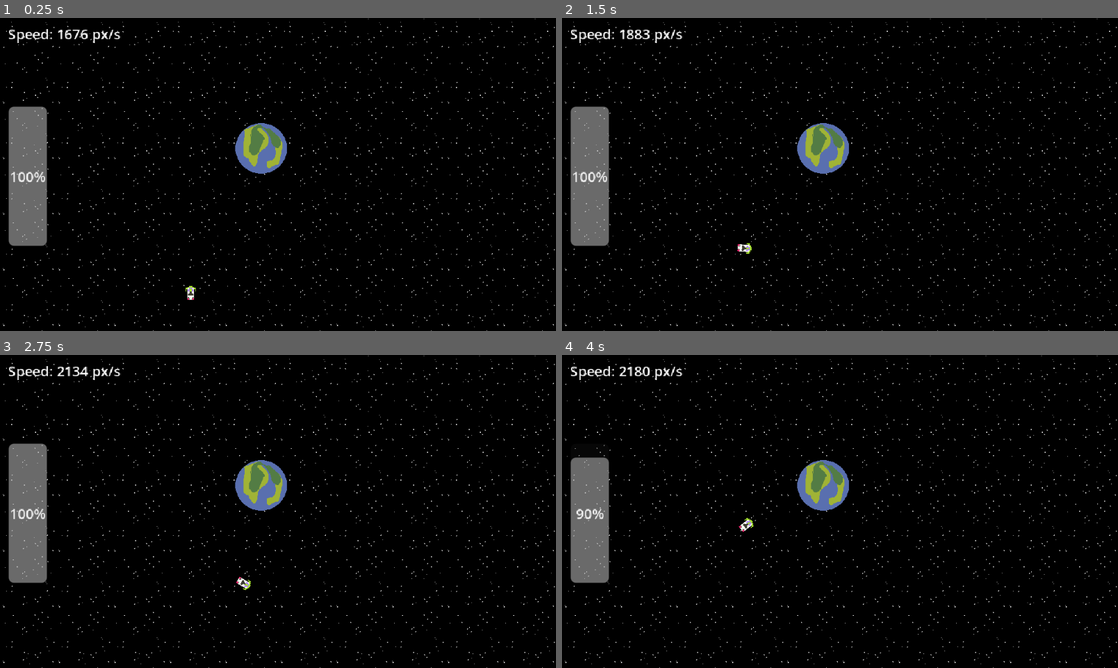
Above: before the commit, frames 1-4 (two rows, left to right).
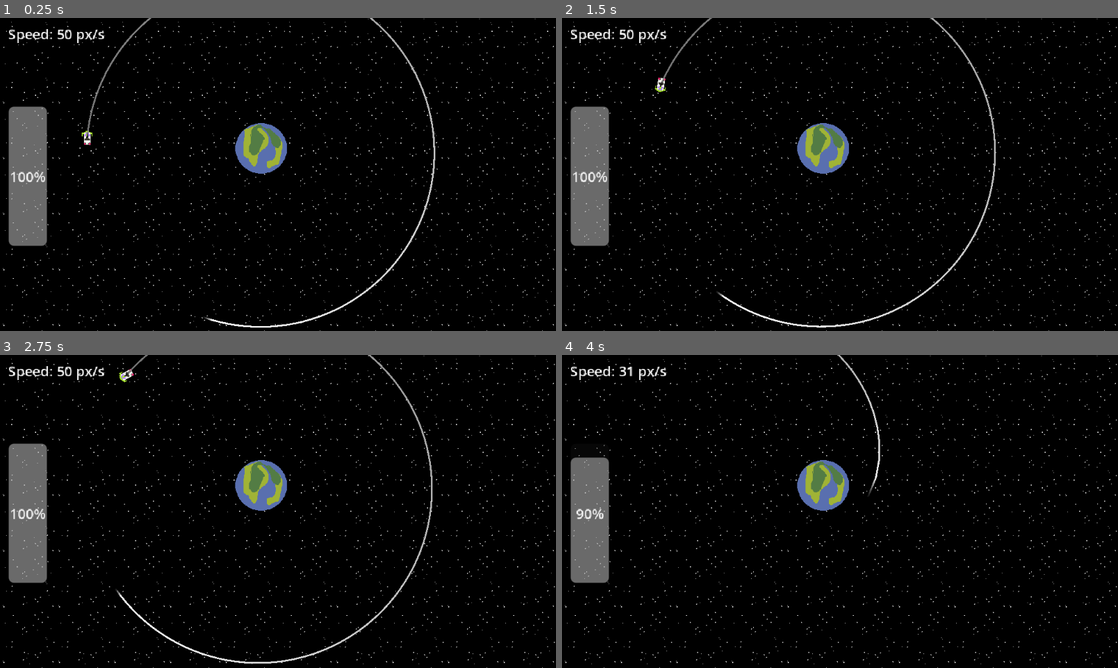
Above: after the commit, the same moments.

Repository: herboh/nBody
Game: Godot game, scene res://scene/main.tscn
Same seed, same stepped clock (60 frames per second), same inputs: the game is played once before the commit and once after it.
Inputs:
- Up to frame 1 (0.25 s): no input
- Up to frame 2 (1.5 s): hold Right (turn_right) 0.53-1.28 s; hold Left (turn_left) from 1.28 s (still down)
- Up to frame 3 (2.75 s): release Left (turn_left) at 2.03 s; hold Right (turn_right) from 2.03 s (still down)
- Up to frame 4 (4 s): release Right (turn_right) at 2.78 s; hold Space (thrust) 2.78-3.53 s; hold Left (turn_left) from 3.53 s (still down)

The runs differ from the first frame. In frame 1, 1.1% of the frame differs, in the area x 10-79%, y 0-100%; in frame 2, 1.1%; in frame 3, 1.1%; in frame 4, 0.5%.

Commit message:
impulse, trajectory, fixed physics by setting tick to 240

Diff:
--- a/project.godot
+++ b/project.godot
@@ -49,7 +49,14 @@
 
 [physics]
 
+common/physics_ticks_per_second=240
 2d/default_gravity=0.0
+2d/default_gravity_vector=Vector2(0, 0)
+2d/default_linear_damp=0.0
+2d/default_angular_damp=0.0
+2d/sleep_threshold_linear=0.0
+2d/sleep_threshold_angular=0.0
+2d/time_before_sleep=0.0
 
 [rendering]
 
--- a/scene/main.tscn
+++ b/scene/main.tscn
@@ -1,14 +1,16 @@
-[gd_scene load_steps=5 format=3 uid="uid://d4ju3t7tn4p7n"]
+[gd_scene load_steps=7 format=3 uid="uid://d4ju3t7tn4p7n"]
 
+[ext_resource type="Script" uid="uid://tsiux4pale7m" path="res://script/SolarSystem.gd" id="1_0ha60"]
 [ext_resource type="PackedScene" uid="uid://cag0o1rt8kaol" path="res://scene/ship.tscn" id="1_itxqv"]
-[ext_resource type="Script" uid="uid://tsiux4pale7m" path="res://script/SolarSystem.gd" id="1_wp4xf"]
 [ext_resource type="Texture2D" uid="uid://bpj60xeep7b5h" path="res://assets/starfield_tile.png" id="2_0ha60"]
 [ext_resource type="PackedScene" uid="uid://eqv106qo08fm" path="res://scene/planet.tscn" id="3_brvut"]
+[ext_resource type="Script" uid="uid://cd0kmh7fxfeko" path="res://script/OrbitDebug.gd" id="4_brvut"]
+[ext_resource type="Script" uid="uid://ccey22v3wjvvc" path="res://script/TrajectoryLine.gd" id="5_4j5ol"]
 
 [node name="Main" type="Node2D"]
 
 [node name="SolarSystem" type="Node2D" parent="."]
-script = ExtResource("1_wp4xf")
+script = ExtResource("1_0ha60")
 
 [node name="Backgroud" type="TextureRect" parent="SolarSystem"]
 clip_contents = true
@@ -20,15 +22,18 @@
 stretch_mode = 1
 
 [node name="Ship" parent="SolarSystem" instance=ExtResource("1_itxqv")]
-position = Vector2(100, 150)
+position = Vector2(101, 159)
 can_sleep = false
-linear_velocity = Vector2(0, 6)
-thrust_power = 100.0
+linear_velocity = Vector2(0, 100)
 
 [node name="Planet" parent="SolarSystem" instance=ExtResource("3_brvut")]
 position = Vector2(300, 150)
 
-[node name="Line2D" type="Line2D" parent="SolarSystem"]
+[node name="OrbitDebug" type="Node" parent="SolarSystem"]
+script = ExtResource("4_brvut")
+
+[node name="TrajectoryLine" type="Line2D" parent="SolarSystem"]
+script = ExtResource("5_4j5ol")
 
 [node name="Camera2D" type="Camera2D" parent="."]
 position = Vector2(320, 180)
@@ -53,7 +58,7 @@
 offset_right = 49.0
 offset_bottom = 57.0
 
-[node name="Status" type="Label" parent="UI"]
+[node name="OrbitalStatus" type="Label" parent="UI"]
 offset_left = 302.0
 offset_top = 13.0
 offset_right = 342.0
--- a/script/Planet.gd
+++ b/script/Planet.gd
@@ -1,8 +1,8 @@
 extends StaticBody2D
 class_name Planet
 
-@export var mass: float = 10000.0
-@export var radius: float = 100.0
+@export var mass: float = 500.0
+@export var radius: float = 50.0
 @onready var collision_shape = $CollisionShape2D
 @onready var sprite = $Sprite2D
 
--- a/script/Ship.gd
+++ b/script/Ship.gd
@@ -1,7 +1,7 @@
 extends RigidBody2D
 
-@export var thrust_power: float = 10.0
-@export var turn_speed: float = 3.0
+@export var thrust_power: float = 30.0
+@export var turn_speed: float = 6.0
 @export var max_fuel: float = 100.0
 @export var fuel_consumption_rate: float = 10.0
 
@@ -13,12 +13,6 @@
 func _ready():
 	current_fuel = max_fuel
 	setup_particles()
-	mass = 1.0
-	#set_gravity_scale(0)
-	#adding for testing, gives more pure output
-	linear_damp = 0.0
-	angular_damp = 0.0
-	linear_velocity = Vector2.DOWN*(20)
 
 func setup_particles():
 	particles.emitting = false
--- a/script/SolarSystem.gd
+++ b/script/SolarSystem.gd
@@ -3,30 +3,68 @@
 @onready var ui = $"../UI"
 @onready var fuel_bar = ui.get_node("Fuel")
 @onready var speed_label = ui.get_node("Speed")
-@onready var trajectory_line = $TrajectoryLine
+@onready var orbit_status_label = ui.get_node("OrbitStatus")
+@onready var trajectory_line: TrajectoryPredictor = $TrajectoryLine
 @onready var ship = $Ship
 
-const GRAVITY_CONSTANT: float = 50000.0
+const GRAVITY_CONSTANT: float = 1000.0
 const MIN_DISTANCE: float = 10.0
 
 var planets: Array[Planet] = []
 var game_over: bool = false
 
+# Orbital analysis settings
+const ORBIT_ANALYSIS_RATE: float = 0.1  # Update every 0.1 seconds
+const APOAPSIS_PERIAPSIS_TOLERANCE: float = 5.0  # Tolerance for circular orbit detection
+const ESCAPE_VELOCITY_MARGIN: float = 1.1  # Margin for escape velocity detection
+
+# Orbital state tracking
+var orbit_analysis_timer: float = 0.0
+var current_orbital_state: OrbitalState = OrbitalState.UNKNOWN
+var primary_body: Planet = null  # The planet we're primarily orbiting
+var orbital_data: OrbitalData = OrbitalData.new()
+
+enum OrbitalState {
+	UNKNOWN,
+	STABLE_ORBIT,
+	ELLIPTICAL_ORBIT,
+	DECAY_ORBIT,
+	ESCAPE_TRAJECTORY,
+	HYPERBOLIC_TRAJECTORY
+}
+
+class OrbitalData:
+	var apoapsis: float = 0.0
+	var periapsis: float = 0.0
+	var eccentricity: float = 0.0
+	var orbital_period: float = 0.0
+	var semi_major_axis: float = 0.0
+	var specific_energy: float = 0.0
+	var is_stable: bool = false
+	var primary_body: Planet = null
+
+
 func _ready():
+	setup_planets()
+	setup_ship()
+	setup_trajectory()
+
+func setup_planets():
 	for child in get_children():
 		if child is Planet:
 			planets.append(child)
+
+func setup_ship():
 	fuel_bar.max_value = ship.max_fuel
-	ship.set_gravity_scale(0)
-
-	# Put ship in orbit around first planet
 	if planets.size() > 0:
 		put_ship_in_circular_orbit(planets[0], 200.0)
+
+func setup_trajectory():
+	trajectory_line.initialize(ship, self)
 
 func _physics_process(delta):
 	if game_over:
 		return
-
 	apply_gravity(delta)
 	update_ui()
 
@@ -37,20 +75,170 @@
 		var direction = planet.global_position - ship.global_position
 		var distance = max(direction.length(), MIN_DISTANCE)
 
-		var force_magnitude = GRAVITY_CONSTANT * planet.mass / (distance * distance)
+		var force_magnitude = GRAVITY_CONSTANT * planet.mass * ship.mass / (distance * distance)
 		var force = direction.normalized() * force_magnitude
 		total_force += force
 
-	ship.apply_central_force(total_force)
+	#ship.apply_central_force(total_force)
+	var impulse = total_force * delta
+	ship.apply_central_impulse(impulse)
+
+func update_orbital_analysis(delta):
+	orbit_analysis_timer += delta
+	if orbit_analysis_timer >= ORBIT_ANALYSIS_RATE:
+		orbit_analysis_timer = 0.0
+		analyze_current_orbit()
+
+func analyze_current_orbit():
+	# Find the primary gravitational body (closest planet with significant influence)
+	primary_body = find_primary_body()
+
+	if not primary_body:
+		current_orbital_state = OrbitalState.UNKNOWN
+		return
+
+	# Calculate orbital parameters
+	var r = ship.global_position - primary_body.global_position
+	var v = ship.linear_velocity
+	var distance = r.length()
+	var speed = v.length()
+
+	# Calculate specific orbital energy
+	var kinetic_energy = 0.5 * speed * speed
+	var potential_energy = -GRAVITY_CONSTANT * primary_body.mass / distance
+	orbital_data.specific_energy = kinetic_energy + potential_energy
+
+	# Calculate angular momentum (scalar in 2D)
+	var h = r.cross(v)  # This gives us the z-component of angular momentum
+
+	# Calculate eccentricity vector magnitude
+	var mu = GRAVITY_CONSTANT * primary_body.mass
+	var e_vec = (v.cross(Vector3(0,0,h)) / mu) - (r / distance)
+	orbital_data.eccentricity = Vector2(e_vec.x, e_vec.y).length()
+
+	# Calculate semi-major axis
+	if orbital_data.specific_energy < 0:  # Bound orbit
+		orbital_data.semi_major_axis = -mu / (2.0 * orbital_data.specific_energy)
+
+		# Calculate apoapsis and periapsis
+		var h_scalar = abs(h)
+		var p = h_scalar * h_scalar / mu  # Semi-latus rectum
+		orbital_data.apoapsis = p / (1.0 - orbital_data.eccentricity)
+		orbital_data.periapsis = p / (1.0 + orbital_data.eccentricity)
+
+		# Calculate orbital period
+		orbital_data.orbital_period = 2.0 * PI * sqrt(pow(orbital_data.semi_major_axis, 3) / mu)
+
+		# Determine orbit stability
+		classify_orbital_state()
+	else:  # Unbound trajectory
+		current_orbital_state = OrbitalState.ESCAPE_TRAJECTORY
+		orbital_data.is_stable = false
+
+func find_primary_body() -> Planet:
+	if planets.size() == 0:
+		return null
+
+	var closest_planet: Planet = null
+	var strongest_influence = 0.0
+
+	for planet in planets:
+		var distance = (ship.global_position - planet.global_position).length()
+		# Calculate gravitational influence (not just distance)
+		var influence = planet.mass / (distance * distance)
+
+		if influence > strongest_influence:
+			strongest_influence = influence
+			closest_planet = planet
+
+	return closest_planet
+
+func classify_orbital_state():
+	orbital_data.primary_body = primary_body
+
+	# Check if orbit is decaying (periapsis too low)
+	if orbital_data.periapsis < primary_body.get_radius() + 20.0:  # 20px safety margin
+		current_orbital_state = OrbitalState.DECAY_ORBIT
+		orbital_data.is_stable = false
+		return
+
+	# Check eccentricity for orbit type
+	if orbital_data.eccentricity < 0.05:  # Nearly circular
+		current_orbital_state = OrbitalState.STABLE_ORBIT
+		orbital_data.is_stable = true
+	elif orbital_data.eccentricity < 0.3:  # Low eccentricity ellipse
+		current_orbital_state = OrbitalState.STABLE_ORBIT
+		orbital_data.is_stable = true
+	elif orbital_data.eccentricity < 1.0:  # Elliptical but stable
+		current_orbital_state = OrbitalState.ELLIPTICAL_ORBIT
+		orbital_data.is_stable = true
+	else:  # Should not happen for bound orbits, but safety check
+		current_orbital_state = OrbitalState.ESCAPE_TRAJECTORY
+		orbital_data.is_stable = false
 
 func put_ship_in_circular_orbit(planet: Node2D, radius: float):
 	var center = planet.global_position
-	var pos = center + Vector2.RIGHT * radius
+	var pos = center + Vector2.LEFT * radius
 	ship.global_position = pos
 	var v_mag = sqrt(GRAVITY_CONSTANT * planet.mass / radius)
 	var tangent = (pos - center).normalized().rotated(PI/2)
 	ship.linear_velocity = tangent * v_mag
 
+func calculate_gravity_acceleration_at(position: Vector2) -> Vector2:
+	"""Calculate gravitational acceleration at a given position (for trajectory prediction)"""
+	var total_acceleration = Vector2.ZERO
+
+	for planet in planets:
+		var direction = planet.global_position - position
+		var distance = max(direction.length(), MIN_DISTANCE)
+		var accel_magnitude = GRAVITY_CONSTANT * planet.mass / (distance * distance)
+		total_acceleration += direction.normalized() * accel_magnitude
+	return total_acceleration
+
+func get_min_distance_to_gravity_source(position: Vector2) -> float:
+	"""Get minimum distance to any planet (for trajectory prediction early exit)"""
+	var min_distance = INF
+	for planet in planets:
+		var distance = (planet.global_position - position).length()
+		min_distance = min(min_distance, distance)
+	return min_distance
+
+# Public interface for trajectory predictor
+func get_orbital_state() -> OrbitalState:
+	return current_orbital_state
+
+func get_orbital_data() -> OrbitalData:
+	return orbital_data
+
+func get_primary_body() -> Planet:
+	return primary_body
+
+func get_orbital_period() -> float:
+	return orbital_data.orbital_period if orbital_data.is_stable else 0.0
+
+func is_orbit_stable() -> bool:
+	return orbital_data.is_stable
+
 func update_ui():
 	fuel_bar.value = ship.current_fuel
 	speed_label.text = "Speed: %.0f px/s" % ship.linear_velocity.length()
+
+	# Update orbital status
+	var status_text = get_orbital_status_text()
+	if orbit_status_label:
+		orbit_status_label.text = status_text
+
+func get_orbital_status_text() -> String:
+	match current_orbital_state:
+		OrbitalState.STABLE_ORBIT:
+			return "STABLE ORBIT (e=%.2f)" % orbital_data.eccentricity
+		OrbitalState.ELLIPTICAL_ORBIT:
+			return "ELLIPTICAL ORBIT (e=%.2f)" % orbital_data.eccentricity
+		OrbitalState.DECAY_ORBIT:
+			return "DECAY ORBIT - DANGER!"
+		OrbitalState.ESCAPE_TRAJECTORY:
+			return "ESCAPE TRAJECTORY"
+		OrbitalState.HYPERBOLIC_TRAJECTORY:
+			return "HYPERBOLIC TRAJECTORY"
+		_:
+			return "ANALYZING..."
--- /dev/null
+++ b/script/TrajectoryLine.gd
@@ -0,0 +1,48 @@
+extends Line2D
+
+class_name TrajectoryPredictor
+
+@export var prediction_time: float = 20.0
+@export var prediction_steps: int = 100
+@export var line_color: Color = Color.GRAY
+@export var line_alpha: float = 0.6
+
+var ship: RigidBody2D
+var physics_world: Node
+
+func _ready():
+	width = 2.0
+	# Set up gradient for fading effect
+	var grad = Gradient.new()
+	grad.add_point(0.0, Color(line_color.r, line_color.g, line_color.b, line_alpha))
+	grad.add_point(1.0, Color(line_color.r, line_color.g, line_color.b, 0.1))
+	gradient = grad
+	joint_mode = Line2D.LINE_JOINT_ROUND
+	end_cap_mode = Line2D.LINE_CAP_ROUND
+
+func initialize(tracked_ship: RigidBody2D, physics_node: Node):
+	ship = tracked_ship
+	physics_world = physics_node
+
+func _process(_delta):
+	if ship and physics_world:
+		update_trajectory()
+
+func update_trajectory():
+	clear_points()
+
+	var pos = ship.global_position
+	var vel = ship.linear_velocity
+	var dt = prediction_time / prediction_steps
+
+	for i in prediction_steps:
+		add_point(pos)
+
+		# Simple physics integration
+		var accel = physics_world.calculate_gravity_acceleration_at(pos)
+		vel += accel * dt
+		pos += vel * dt
+
+		# Stop if we hit a planet
+		if physics_world.get_min_distance_to_gravity_source(pos) < 50:
+			break
